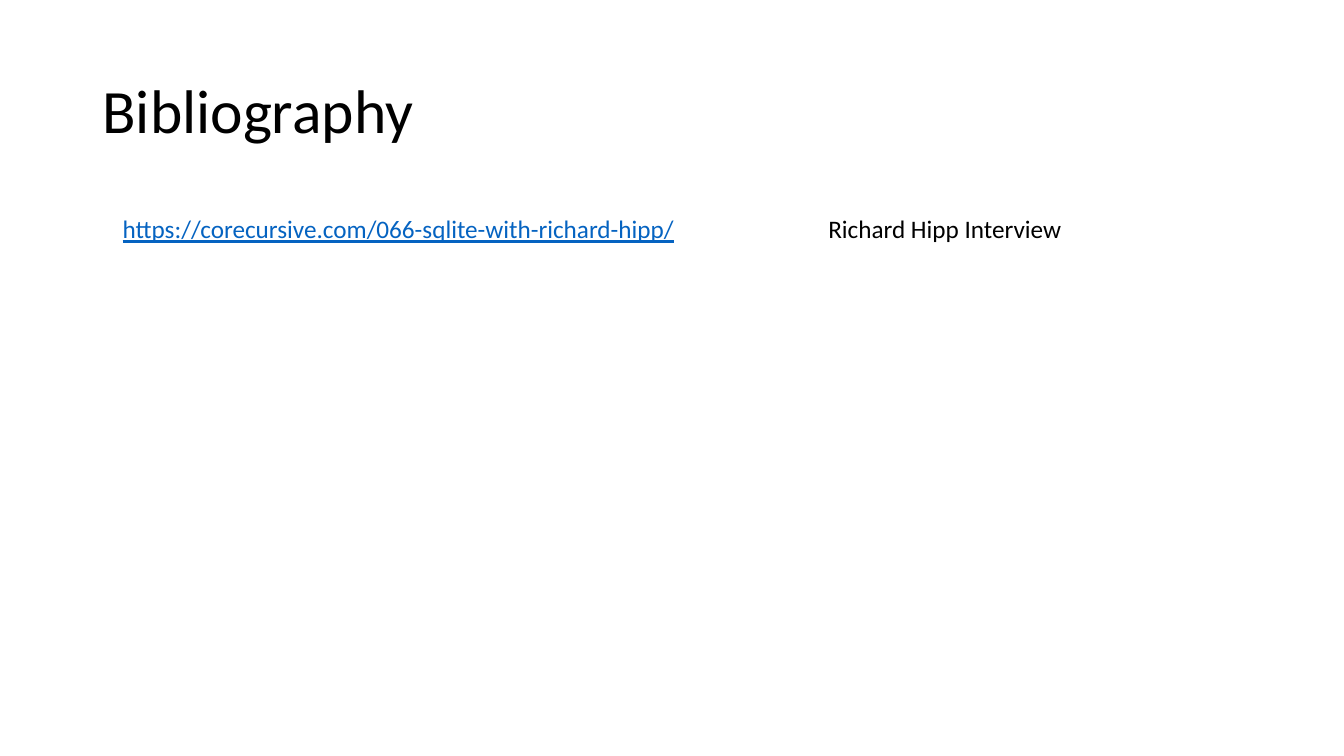
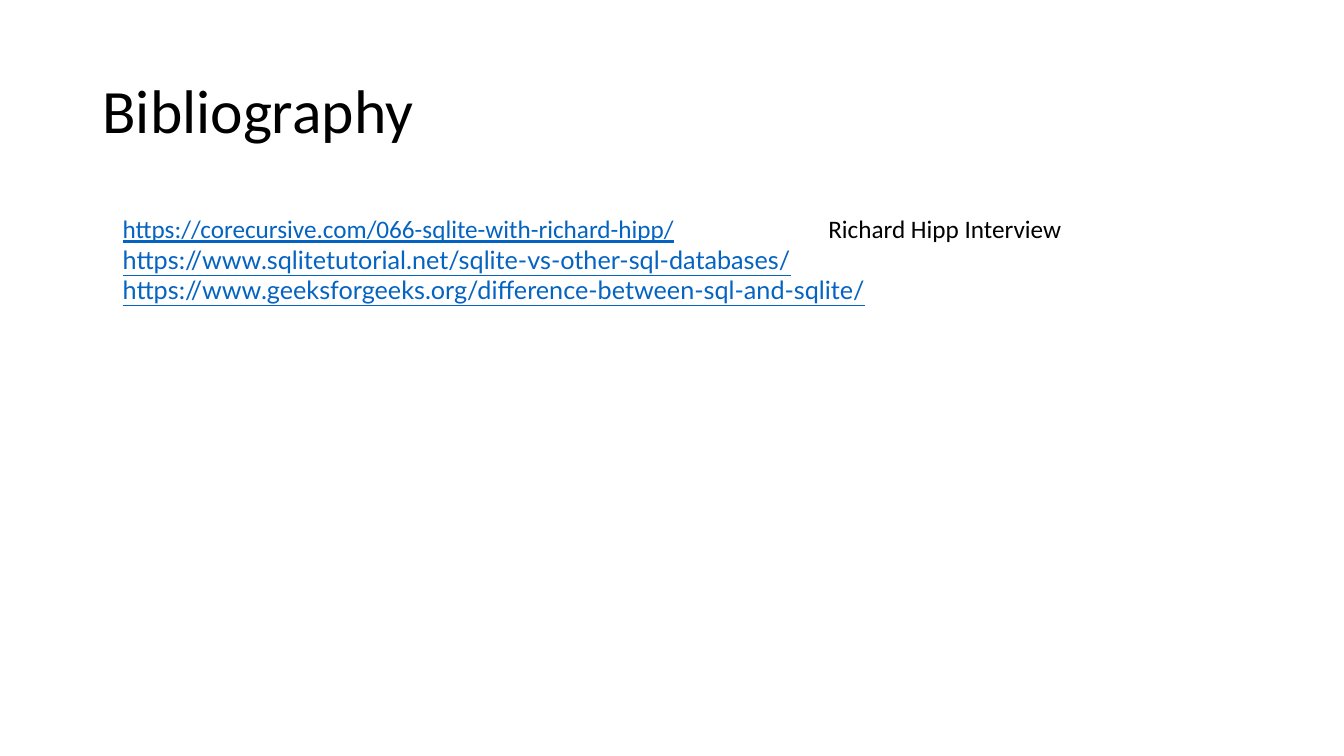
Before and after one commit to AntonioPirani/SQLiteProject, a slide deck: slide 19 of Presentation.pptx. Drawn at 1344x756 pixels with LibreOffice and Linux fonts; fonts in the diff are those of the drawing. Boxes give left, top, right and bottom in pixels: in the first picture for what was removed or moved away, otherwise in the second. Text is boxed around its words. In the diff, an @@ line names an element or a change of style, - is before the commit and + after.

```diff
--- a/Presentation.pptx
+++ b/Presentation.pptx
@@ text at [123, 250, 865, 304]: paragraphs added @@
+https://www.sqlitetutorial.net/sqlite-vs-other-sql-databases/
+https://www.geeksforgeeks.org/difference-between-sql-and-sqlite/
```
